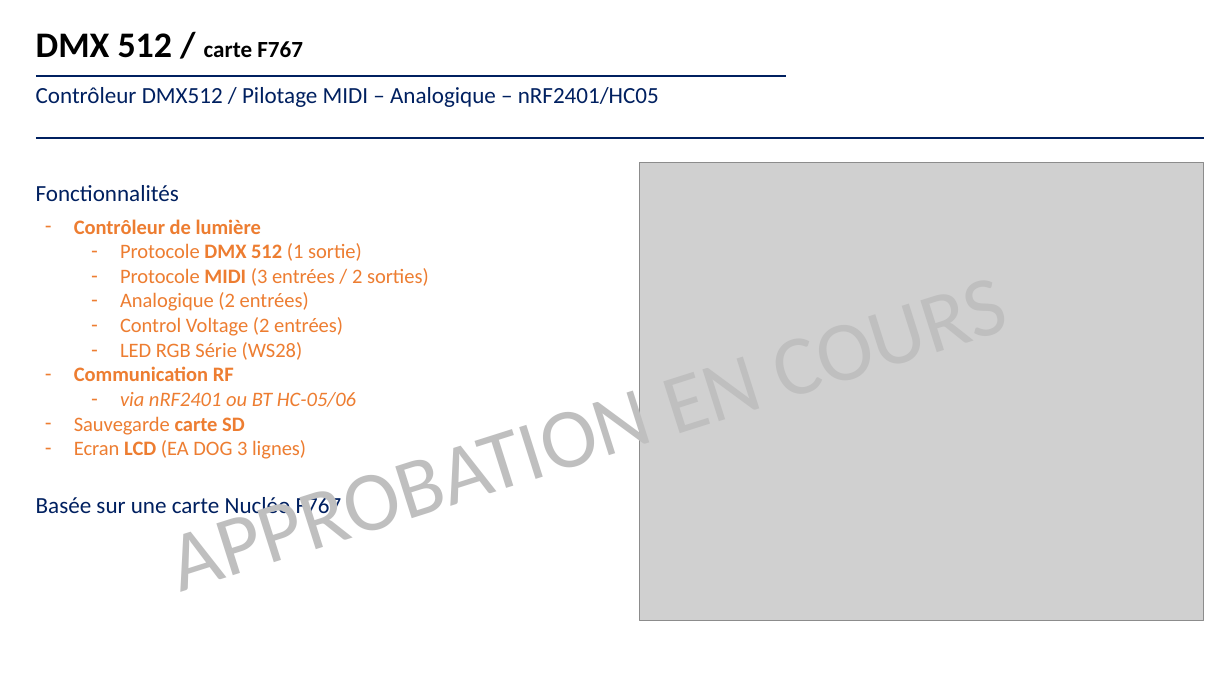
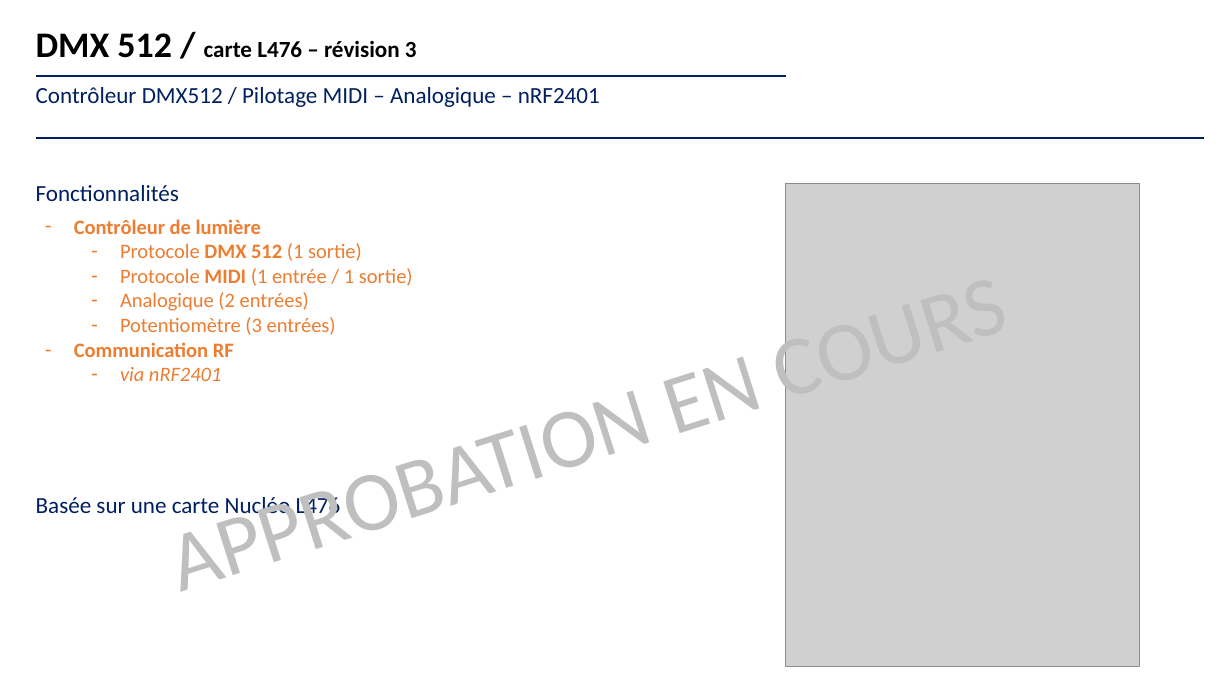
Before and after one commit to jvillemejane/LEnsE_IOGS_Maquettes, a slide deck: slide 1 of Maquettes/Elec_Num_Emb/MIDI_DMX_L476/brochage.pptx. Drawn at 1232x693 pixels with LibreOffice and Linux fonts; fonts in the diff are those of the drawing; grey boxes stand for pictures. Boxes give left, top, right and bottom in pixels: in the first picture for what was removed or moved away, otherwise in the second. Text is boxed around its words. In the diff, an @@ line names an element or a change of style, - is before the commit and + after.

Commit message:
Mise a jour carte DMX-MIDI L476

```diff
--- a/Maquettes/Elec_Num_Emb/MIDI_DMX_L476/brochage.pptx
+++ b/Maquettes/Elec_Num_Emb/MIDI_DMX_L476/brochage.pptx
@@ text at [36, 33, 417, 58]: text changed @@
-DMX 512 / carte F767
+DMX 512 / carte L476 – révision 3
@@ text at [36, 87, 600, 107]: text changed @@
-Contrôleur DMX512 / Pilotage MIDI – Analogique – nRF2401/HC05
+Contrôleur DMX512 / Pilotage MIDI – Analogique – nRF2401
@@ picture at [786, 183, 1140, 667]: rotation 90 to 0 degrees @@
@@ text at [120, 268, 413, 286]: text changed @@
-  – Protocole MIDI (3 entrées / 2 sorties)
+  – Protocole MIDI (1 entrée / 1 sortie)
@@ text at [120, 317, 336, 335]: text changed @@
-  – Control Voltage (2 entrées)
-  – LED RGB Série (WS28)
+  – Potentiomètre (3 entrées)
@@ text at [120, 367, 222, 381]: text changed; italic on @@
-  – via nRF2401 ou BT HC-05/06
-– Sauvegarde carte SD
-– Ecran LCD (EA DOG 3 lignes)
+  – via nRF2401
@@ text at [36, 494, 341, 520]: text changed @@
-Basée sur une carte Nucléo F767
+Basée sur une carte Nucléo L476
```
Also in this commit, not shown: 4 other slides changed, 3 slides added, 4 slides removed, 19 other files.
